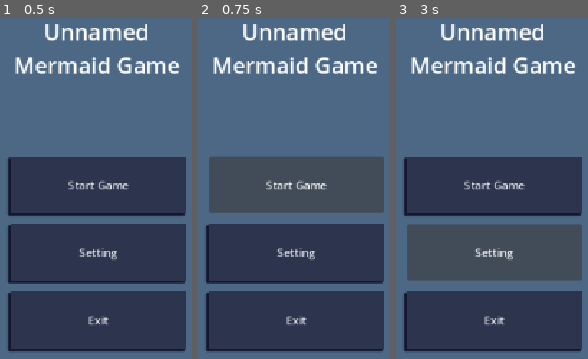
Above: before the commit, frames 1-3 (left to right).
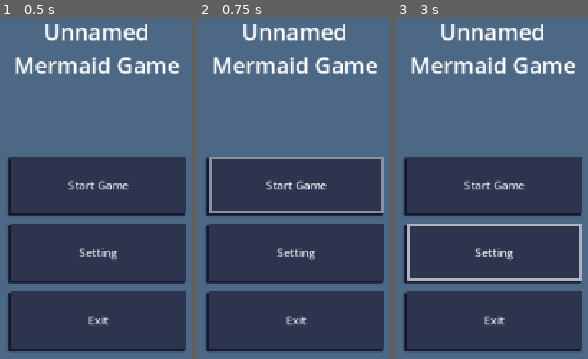
Above: after the commit, the same moments.

Repository: LenaCichewitz/GameJam
Game: Godot game, scene res://scenes/main_scene.tscn
The game is run twice, just before and just after one commit, with the same random seed, the same clock (stepped at 60 frames per second) and the same inputs.
Inputs:
- Up to frame 1 (0.5 s): no input
- Up to frame 2 (0.75 s): click "Start Game" at 0.5 s
- Up to frame 3 (3 s): click "Start Game" at 1.25 s; click "Start Game" at 2 s; click "Setting" at 2.75 s

Frame 1 is identical in both runs. In frame 2, 2.6% of the frame differs, in the area x 4-97%, y 40-59%; in frame 3, 2.9%, in the area x 4-97%, y 60-79%.

Commit message:
Add Styling to pressed and focus buttons

Diff:
--- a/main_menu.tscn
+++ b/main_menu.tscn
@@ -7,6 +7,31 @@
 
 [sub_resource type="StyleBoxFlat" id="StyleBoxFlat_v8y12"]
 bg_color = Color(0.17254902, 0.20784314, 0.3019608, 1)
+shadow_color = Color(0.078431375, 0.09411765, 0.18039216, 1)
+shadow_size = 3
+shadow_offset = Vector2(-3, 3)
+
+[sub_resource type="StyleBoxFlat" id="StyleBoxFlat_7vrkn"]
+bg_color = Color(0.17254902, 0.20784314, 0.3019608, 1)
+
+[sub_resource type="StyleBoxFlat" id="StyleBoxFlat_06t4h"]
+bg_color = Color(0.17254902, 0.20784314, 0.3019608, 1)
+border_width_left = 3
+border_width_top = 3
+border_width_right = 3
+border_width_bottom = 3
+border_color = Color(0.54509807, 0.5647059, 0.62352943, 1)
+shadow_color = Color(0.078431375, 0.09411765, 0.18039216, 1)
+shadow_size = 3
+shadow_offset = Vector2(-3, 3)
+
+[sub_resource type="StyleBoxFlat" id="StyleBoxFlat_fu7sn"]
+bg_color = Color(0.17254902, 0.20784314, 0.3019608, 1)
+border_width_left = 3
+border_width_top = 3
+border_width_right = 3
+border_width_bottom = 3
+border_color = Color(0.6901961, 0.7019608, 0.7490196, 1)
 shadow_color = Color(0.078431375, 0.09411765, 0.18039216, 1)
 shadow_size = 3
 shadow_offset = Vector2(-3, 3)
@@ -43,8 +68,12 @@
 accessibility_name = "Start Game"
 accessibility_description = "This Button starts the game"
 theme_override_colors/font_color = Color(0.8745098, 0.8784314, 0.9098039, 1)
+theme_override_colors/font_focus_color = Color(0.8745098, 0.8784314, 0.9098039, 1)
+theme_override_colors/font_pressed_color = Color(0.8745098, 0.8784314, 0.9098039, 1)
 theme_override_font_sizes/font_size = 16
 theme_override_styles/normal = SubResource("StyleBoxFlat_v8y12")
+theme_override_styles/pressed = SubResource("StyleBoxFlat_7vrkn")
+theme_override_styles/hover = SubResource("StyleBoxFlat_06t4h")
 text = "Start Game"
 
 [node name="Setting" type="Button" parent="VBoxContainer" unique_id=903165930]
@@ -53,8 +82,12 @@
 accessibility_name = "Start Game"
 accessibility_description = "This Button starts the game"
 theme_override_colors/font_color = Color(0.8745098, 0.8784314, 0.9098039, 1)
+theme_override_colors/font_focus_color = Color(0.8745098, 0.8784314, 0.9098039, 1)
+theme_override_colors/font_pressed_color = Color(0.8745098, 0.8784314, 0.9098039, 1)
 theme_override_font_sizes/font_size = 16
 theme_override_styles/normal = SubResource("StyleBoxFlat_v8y12")
+theme_override_styles/pressed = SubResource("StyleBoxFlat_7vrkn")
+theme_override_styles/hover = SubResource("StyleBoxFlat_fu7sn")
 text = "Setting"
 
 [node name="Exit" type="Button" parent="VBoxContainer" unique_id=577767313]
@@ -63,8 +96,12 @@
 accessibility_name = "Start Game"
 accessibility_description = "This Button starts the game"
 theme_override_colors/font_color = Color(0.8745098, 0.8784314, 0.9098039, 1)
+theme_override_colors/font_focus_color = Color(0.8745098, 0.8784314, 0.9098039, 1)
+theme_override_colors/font_pressed_color = Color(0.8745098, 0.8784314, 0.9098039, 1)
 theme_override_font_sizes/font_size = 16
 theme_override_styles/normal = SubResource("StyleBoxFlat_v8y12")
+theme_override_styles/pressed = SubResource("StyleBoxFlat_7vrkn")
+theme_override_styles/hover = SubResource("StyleBoxFlat_fu7sn")
 text = "Exit
 "
 
